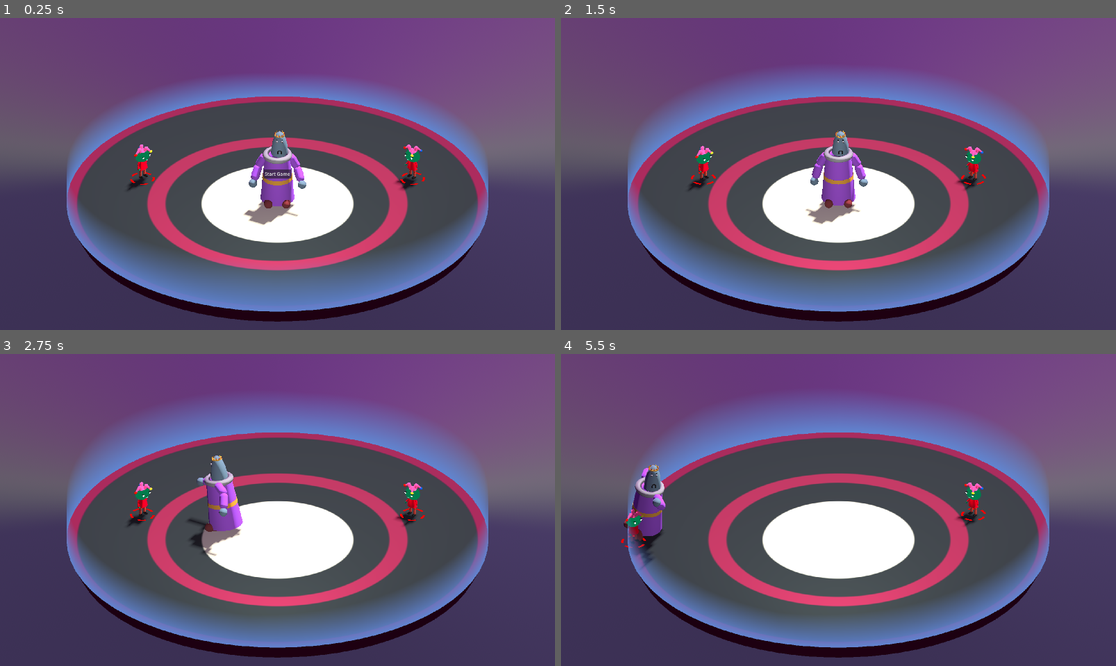
Above: before the commit, frames 1-4 (two rows, left to right).
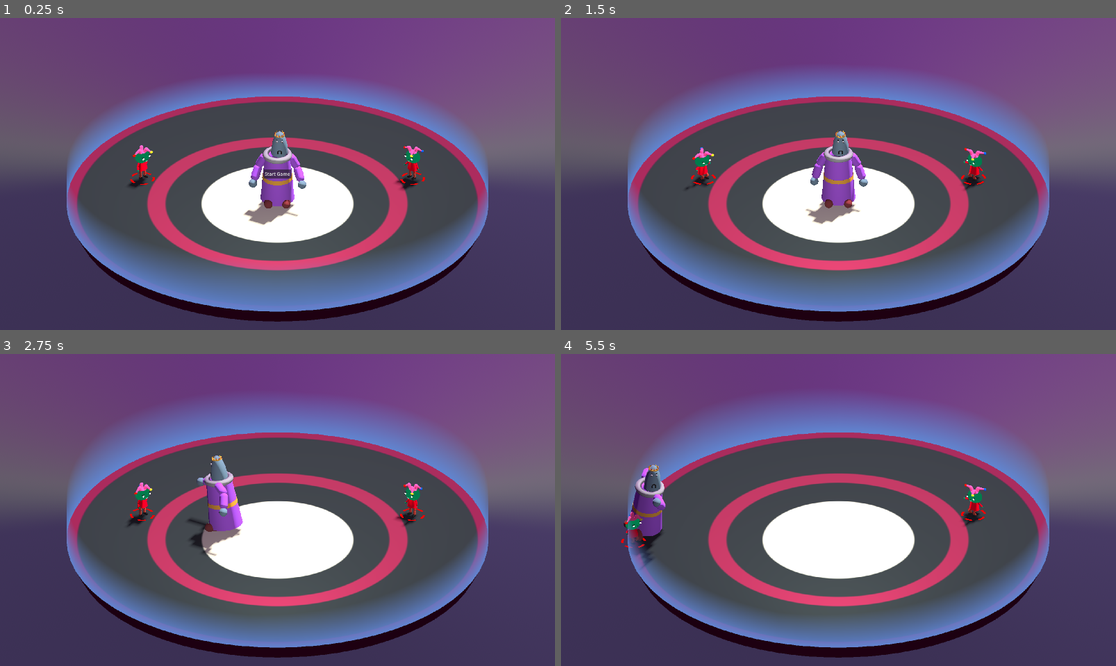
Above: after the commit, the same moments.

Repository: mwpenny/GGJ2024
Game: Godot game, scene res://scenes/ui.tscn
Same seed, same stepped clock (60 frames per second), same inputs: the game is played once before the commit and once after it.
Inputs:
- Up to frame 1 (0.25 s): no input
- Up to frame 2 (1.5 s): click "Start Game" at 0.5 s
- Up to frame 3 (2.75 s): no input
- Up to frame 4 (5.5 s): no input

The runs differ from the first frame. In frame 1, 0.2% of the frame differs, in the area x 23-77%, y 40-56%; in frame 2, 0.4%, in the area x 22-77%, y 40-56%; in frame 3, 0.1%; in frame 4, 0.4%.

Commit message:
Hook up player animations

Diff:
--- a/characters/player.tscn
+++ b/characters/player.tscn
@@ -131,7 +131,7 @@
 tracks/1/path = NodePath(".")
 tracks/1/interp = 2
 tracks/1/loop_wrap = true
-tracks/1/keys = PackedFloat32Array(0, 1, 0, 1.489, 0, 1, 1, 0, 0.971, 0, 2, 1, 0, 1.489, 0)
+tracks/1/keys = PackedFloat32Array(0, 1, 0, -0.067, 0, 1, 1, 0, -0.585, 0, 2, 1, 0, -0.067, 0)
 tracks/2/type = "rotation_3d"
 tracks/2/imported = false
 tracks/2/enabled = true
@@ -234,7 +234,7 @@
 tracks/1/path = NodePath(".")
 tracks/1/interp = 2
 tracks/1/loop_wrap = true
-tracks/1/keys = PackedFloat32Array(0, 1, 0, 1.569, 0, 0.5, 1, 0, 1.468, 0, 1, 1, 0, 1.559, 0, 1.5, 1, 0, 1.468, 0)
+tracks/1/keys = PackedFloat32Array(0, 1, 0, 0.101, 0, 0.5, 1, 0, 0, 0, 1, 1, 0, 0.101, 0, 1.5, 1, 0, 0, 0)
 tracks/2/type = "rotation_3d"
 tracks/2/imported = false
 tracks/2/enabled = true
@@ -326,8 +326,46 @@
 "run": SubResource("Animation_psaia")
 }
 
-[sub_resource type="AnimationNodeStateMachine" id="AnimationNodeStateMachine_2qymh"]
-states/Start/position = Vector2(281, 97.75)
+[sub_resource type="AnimationNodeAnimation" id="AnimationNodeAnimation_tiqik"]
+animation = &"idle"
+
+[sub_resource type="AnimationNodeAnimation" id="AnimationNodeAnimation_fxgq1"]
+animation = &"run"
+
+[sub_resource type="AnimationNodeStateMachineTransition" id="AnimationNodeStateMachineTransition_vqs70"]
+advance_mode = 2
+
+[sub_resource type="Curve" id="Curve_133v8"]
+_data = [Vector2(0, 0), 0.0, 0.0, 0, 0, Vector2(1, 1), 0.0, 0.0, 0, 0]
+point_count = 2
+
+[sub_resource type="AnimationNodeStateMachineTransition" id="AnimationNodeStateMachineTransition_tun0p"]
+xfade_time = 0.2
+xfade_curve = SubResource("Curve_133v8")
+advance_mode = 2
+advance_expression = "!velocity"
+
+[sub_resource type="Curve" id="Curve_8ektp"]
+_data = [Vector2(0, 0), 0.0, 0.0, 0, 0, Vector2(1, 1), 0.0, 0.0, 0, 0]
+point_count = 2
+
+[sub_resource type="AnimationNodeStateMachineTransition" id="AnimationNodeStateMachineTransition_0i3ys"]
+xfade_time = 0.2
+xfade_curve = SubResource("Curve_8ektp")
+advance_mode = 2
+advance_expression = "velocity"
+
+[sub_resource type="AnimationNodeStateMachineTransition" id="AnimationNodeStateMachineTransition_1gp8k"]
+
+[sub_resource type="AnimationNodeStateMachine" id="AnimationNodeStateMachine_yyi7y"]
+states/End/position = Vector2(643, 100)
+states/Start/position = Vector2(196, 100)
+states/idle/node = SubResource("AnimationNodeAnimation_tiqik")
+states/idle/position = Vector2(401, 100)
+states/run/node = SubResource("AnimationNodeAnimation_fxgq1")
+states/run/position = Vector2(564, -113)
+transitions = ["Start", "idle", SubResource("AnimationNodeStateMachineTransition_vqs70"), "run", "idle", SubResource("AnimationNodeStateMachineTransition_tun0p"), "idle", "run", SubResource("AnimationNodeStateMachineTransition_0i3ys"), "idle", "End", SubResource("AnimationNodeStateMachineTransition_1gp8k")]
+graph_offset = Vector2(-138, -144)
 
 [sub_resource type="StandardMaterial3D" id="StandardMaterial3D_02gxn"]
 diffuse_mode = 3
@@ -388,10 +426,10 @@
 script = ExtResource("1_bdw3y")
 
 [node name="Root" type="Node3D" parent="."]
-transform = Transform3D(1, 0, 0, 0, 1, 0, 0, 0, 1, 0, 1.489, 0)
+transform = Transform3D(1, 0, 0, 0, 0.999944, 0.0105573, 0, -0.0105573, 0.999944, 0, -0.1154, 0)
 
 [node name="HeadPivot" type="Node3D" parent="Root"]
-transform = Transform3D(1, 0, 0, 0, 1, 0, 0, 0, 1, 0.0191801, 0.875566, -0.00105524)
+transform = Transform3D(1, 0, 0, 0, 0.999849, -0.0173489, 0, 0.0173489, 0.999849, 0.019, 2.369, -0.001)
 
 [node name="Head" type="MeshInstance3D" parent="Root/HeadPivot"]
 transform = Transform3D(2, 0, 0, 0, 1.5, 0, 0, 0, 1.5, 0, 0.5941, 0)
@@ -413,7 +451,7 @@
 skeleton = NodePath("HatEndJoint1/Tube end")
 
 [node name="HatEndJoint1" type="Node3D" parent="Root/HeadPivot/Head/Hat/Tube/Tube base"]
-transform = Transform3D(1, 4.09782e-08, -2.98024e-08, -4.09782e-08, 1, -2.98024e-08, 2.98024e-08, 2.98024e-08, 1, -1.78814e-07, -0.185465, -2.98023e-08)
+transform = Transform3D(1, 4.41617e-08, -2.60264e-08, -4.31154e-08, 0.999242, 0.0389188, 2.77254e-08, -0.0389188, 0.999242, -1.78814e-07, -0.185465, -2.98023e-08)
 
 [node name="Tube end" type="MeshInstance3D" parent="Root/HeadPivot/Head/Hat/Tube/Tube base/HatEndJoint1"]
 transform = Transform3D(0.318271, -0.709215, 0.629061, 0.91568, 0.401778, -0.010312, -0.24543, 0.579299, 0.777288, -0.165727, 0.162236, 0.135779)
@@ -433,7 +471,7 @@
 skeleton = NodePath("HatEndJoint2/Tube end")
 
 [node name="HatEndJoint2" type="Node3D" parent="Root/HeadPivot/Head/Hat/Tube2/Tube base"]
-transform = Transform3D(1, 2.98024e-08, 1.11023e-16, -2.98024e-08, 1, 7.45058e-09, 1.11023e-16, -7.45058e-09, 1, -1.19209e-07, -0.185465, 1.78814e-07)
+transform = Transform3D(1, 2.52825e-08, -2.67188e-09, -2.51594e-08, 0.999242, 0.0389188, 3.65382e-09, -0.0389188, 0.999242, -1.19209e-07, -0.185465, 1.78814e-07)
 
 [node name="Tube end" type="MeshInstance3D" parent="Root/HeadPivot/Head/Hat/Tube2/Tube base/HatEndJoint2"]
 transform = Transform3D(0.318271, -0.709215, 0.629061, 0.91568, 0.401778, -0.010312, -0.24543, 0.579299, 0.777288, -0.165727, 0.162236, 0.135779)
@@ -453,7 +491,7 @@
 skeleton = NodePath("HatEndJoint3/Tube end")
 
 [node name="HatEndJoint3" type="Node3D" parent="Root/HeadPivot/Head/Hat/Tube3/Tube base"]
-transform = Transform3D(1, 1.30385e-08, -2.98024e-08, -1.30385e-08, 1, -1.00117e-08, 2.98024e-08, 1.00117e-08, 1, 0, -0.185466, 2.38419e-07)
+transform = Transform3D(1, 1.22097e-08, -2.60601e-08, -1.11863e-08, 0.999242, 0.0389188, 2.65156e-08, -0.0389188, 0.999242, 0, -0.185466, 2.38419e-07)
 
 [node name="Tube end" type="MeshInstance3D" parent="Root/HeadPivot/Head/Hat/Tube3/Tube base/HatEndJoint3"]
 transform = Transform3D(0.318271, -0.709215, 0.629061, 0.91568, 0.401778, -0.010312, -0.24543, 0.579299, 0.777288, -0.165727, 0.162236, 0.135779)
@@ -497,11 +535,11 @@
 mesh = SubResource("TorusMesh_bjt4l")
 
 [node name="AnimationTree" type="AnimationTree" parent="Root"]
-active = false
 libraries = {
 "": SubResource("AnimationLibrary_67df4")
 }
-tree_root = SubResource("AnimationNodeStateMachine_2qymh")
+tree_root = SubResource("AnimationNodeStateMachine_yyi7y")
+advance_expression_base_node = NodePath("../..")
 anim_player = NodePath("../AnimationPlayer")
 
 [node name="AnimationPlayer" type="AnimationPlayer" parent="Root"]
@@ -512,19 +550,19 @@
 speed_scale = 2.0
 
 [node name="Torso" type="MeshInstance3D" parent="Root"]
-transform = Transform3D(2, 0, 0, 0, 1.5, 0, 0, 0, 1.5, 0, 0.35291, 0)
+transform = Transform3D(2, 0, 0, 0, 1.5, 0, 0, 0, 1.5, 0, 1.846, 0)
 mesh = SubResource("CylinderMesh_0nu81")
 skeleton = NodePath("../HeadPivot/Head")
 
 [node name="LegLeft" type="Node3D" parent="Root"]
-transform = Transform3D(1, 0, 0, 0, 1, 0, 0, 0, 1, 0.357306, -0.213354, -0.00192582)
+transform = Transform3D(1, 0, 0, 0, 0.992821, 0.119613, 0, -0.119613, 0.992821, 0.357, 1.28, -0.002)
 
 [node name="UpperLeg" type="MeshInstance3D" parent="Root/LegLeft"]
 transform = Transform3D(1, 0, 0, 0, 1, 0, 0, 0, 1, 0, -0.204663, 0)
 mesh = SubResource("CapsuleMesh_e4or4")
 
 [node name="LeftKnee" type="Node3D" parent="Root/LegLeft"]
-transform = Transform3D(1, 0, 0, 0, 1, 0, 0, 0, 1, -2.98023e-08, -0.524515, -0.000249267)
+transform = Transform3D(1, 0, 0, 0, 0.979984, -0.199076, 0, 0.199076, 0.979984, -2.98023e-08, -0.524515, -0.000249267)
 
 [node name="LowerLeg" type="MeshInstance3D" parent="Root/LegLeft/LeftKnee"]
 transform = Transform3D(1, 0, 0, 0, 1, 0, 0, 0, 1, 0, -0.222645, 0)
@@ -532,7 +570,7 @@
 skeleton = NodePath("../..")
 
 [node name="LeftAnkle" type="Node3D" parent="Root/LegLeft/LeftKnee/LowerLeg"]
-transform = Transform3D(1, 0, 0, 0, 1, 0, 0, 0, 1, 0, -0.288578, 0.000239015)
+transform = Transform3D(1, 0, 0, 0, 0.996974, 0.0777366, 0, -0.0777366, 0.996974, 0, -0.288578, 0.000239015)
 
 [node name="Foot" type="MeshInstance3D" parent="Root/LegLeft/LeftKnee/LowerLeg/LeftAnkle"]
 transform = Transform3D(1, 0, 0, 0, -4.37114e-08, -1, 0, 1, -4.37114e-08, 0, -0.0984467, 0.13846)
@@ -540,14 +578,14 @@
 skeleton = NodePath("../../../..")
 
 [node name="LegRight" type="Node3D" parent="Root"]
-transform = Transform3D(1, 0, 0, 0, 1, 0, 0, 0, 1, -0.357, -0.21315, -0.0025289)
+transform = Transform3D(1, 0, 0, 0, 0.992821, 0.119613, 0, -0.119613, 0.992821, -0.357, 1.28, -0.003)
 
 [node name="UpperLeg" type="MeshInstance3D" parent="Root/LegRight"]
 transform = Transform3D(1, 0, 0, 0, 1, 0, 0, 0, 1, 0, -0.204663, 0)
 mesh = SubResource("CapsuleMesh_e4or4")
 
 [node name="RightKnee" type="Node3D" parent="Root/LegRight"]
-transform = Transform3D(1, 0, 0, 0, 1, 0, 0, 0, 1, -1.19209e-07, -0.525515, 0.000248671)
+transform = Transform3D(1, 0, 0, 0, 0.979984, -0.199076, 0, 0.199076, 0.979984, -1.19209e-07, -0.525515, 0.000248671)
 
 [node name="LowerLeg" type="MeshInstance3D" parent="Root/LegRight/RightKnee"]
 transform = Transform3D(1, 0, 0, 0, 1, 0, 0, 0, 1, 0, -0.222645, 0)
@@ -555,7 +593,7 @@
 skeleton = NodePath("../..")
 
 [node name="RightAnkle" type="Node3D" parent="Root/LegRight/RightKnee/LowerLeg"]
-transform = Transform3D(1, 0, 0, 0, 1, 0, 0, 0, 1, 0, -0.288768, -0.000238985)
+transform = Transform3D(1, 0, 0, 0, 0.996974, 0.0777366, 0, -0.0777366, 0.996974, 0, -0.288768, -0.000238985)
 
 [node name="Foot" type="MeshInstance3D" parent="Root/LegRight/RightKnee/LowerLeg/RightAnkle"]
 transform = Transform3D(1, 0, 0, 0, -4.37114e-08, -1, 0, 1, -4.37114e-08, 0, -0.0984467, 0.13846)
@@ -563,7 +601,7 @@
 skeleton = NodePath("../../../..")
 
 [node name="LeftArm" type="Node3D" parent="Root"]
-transform = Transform3D(0.819152, 0.573577, 0, -0.573577, 0.819152, 0, 0, 0, 1, 0.561838, 0.741855, -2.23517e-07)
+transform = Transform3D(0.893692, 0.448378, -0.0164894, -0.448456, 0.893804, -0.00120452, 0.0141982, 0.00847123, 0.999863, 0.562, 2.235, 0)
 rotation_edit_mode = 1
 
 [node name="UpperArm" type="MeshInstance3D" parent="Root/LeftArm"]
@@ -587,7 +625,7 @@
 skeleton = NodePath("")
 
 [node name="RightArm" type="Node3D" parent="Root"]
-transform = Transform3D(0.819152, -0.573577, 0, 0.573577, 0.819152, 0, 0, 0, 1, -0.562, 0.742, -1.49012e-08)
+transform = Transform3D(0.893889, -0.447983, 0.0165388, 0.448062, 0.894002, -0.0012118, -0.0142429, 0.00849364, 0.999862, -0.562, 2.235, 0)
 rotation_edit_mode = 1
 
 [node name="UpperArm" type="MeshInstance3D" parent="Root/RightArm"]
@@ -611,7 +649,7 @@
 skeleton = NodePath("")
 
 [node name="CollisionShape3D" type="CollisionShape3D" parent="."]
-transform = Transform3D(1, 0, 0, 0, 1, 0, 0, 0, 1, 0, 1.81929, 0)
+transform = Transform3D(1, 0, 0, 0, 1, 0, 0, 0, 1, 0, 1.826, 0)
 shape = SubResource("CapsuleShape3D_3r2l4")
 
 [node name="Indicator" parent="." instance=ExtResource("2_kl1gp")]
--- a/scripts/player.gd
+++ b/scripts/player.gd
@@ -50,7 +50,7 @@
 
 func _face_direction_xz(direction):
 	var direction_xz = Vector3(direction.x, 0, direction.z)
-	if direction_xz != Vector3.ZERO:
+	if direction_xz:
 		direction_xz.y = 0
 		self.basis = Basis.looking_at(direction_xz, Vector3.UP, true)
 
Not shown: 1 places in characters/player.tscn that only renumber resources
